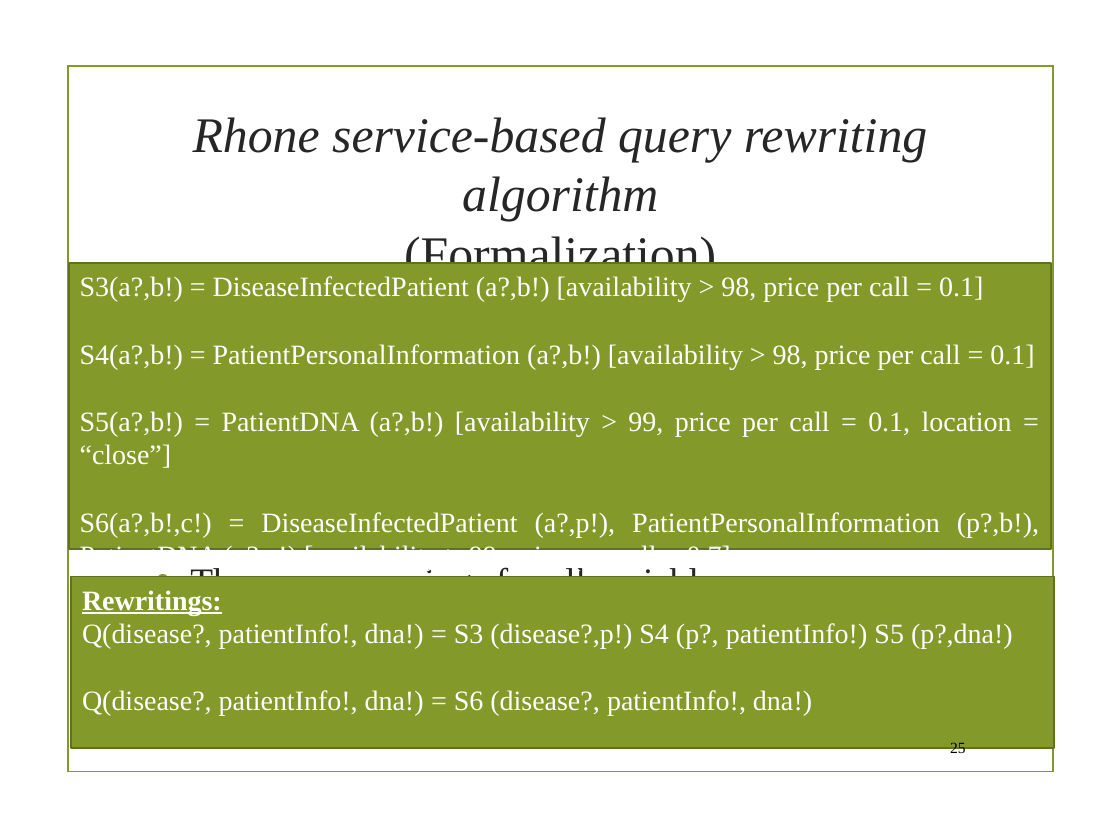
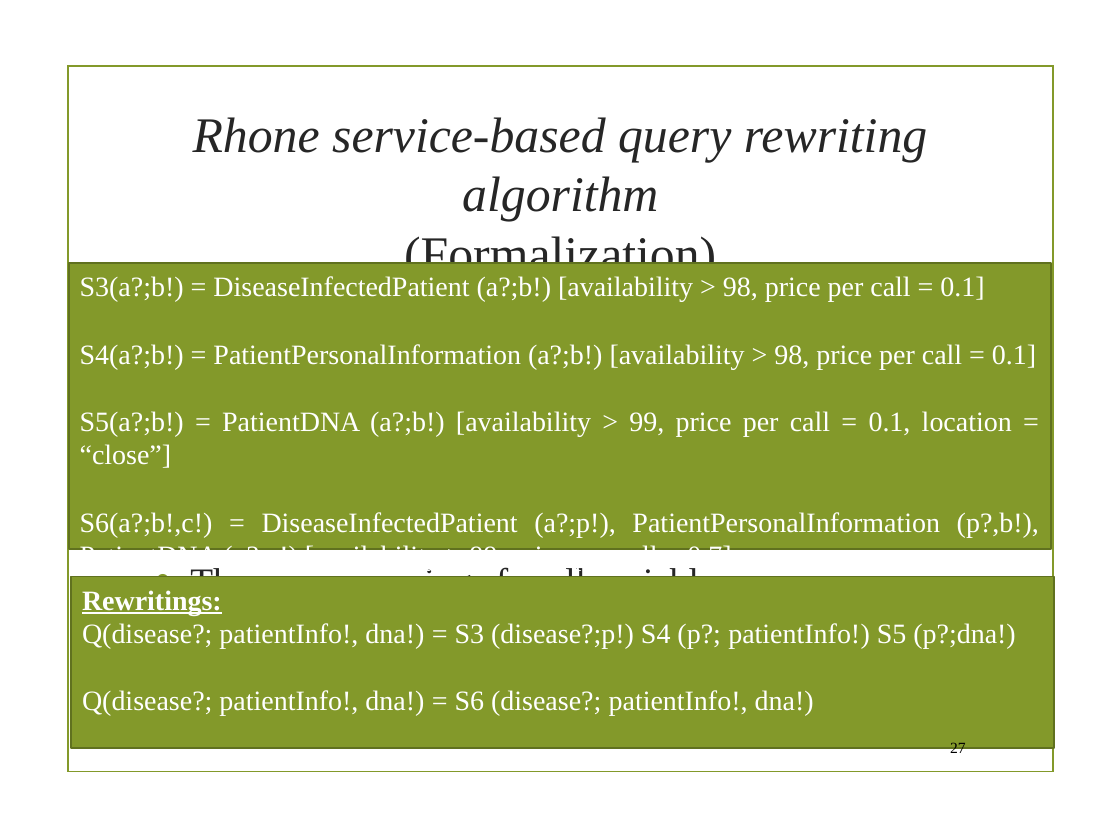
Before and after one commit to danielboni/DanielCarvalho-PhD, a slide deck: slide 27 of Presentations/Magellan/SI presentation 040216.pptx (slide 25 before the commit). Drawn at 1120x840 pixels with LibreOffice and Linux fonts; fonts in the diff are those of the drawing; background and template pictures are left out. Boxes give left, top, right and bottom in pixels: in the first picture for what was removed or moved away, otherwise in the second. Text is boxed around its words. In the diff, an @@ line names an element or a change of style, - is before the commit and + after.

```diff
--- a/Presentations/Magellan/SI presentation 040216.pptx
+++ b/Presentations/Magellan/SI presentation 040216.pptx
@@ text in rectangle at [80, 276, 1039, 571]: text changed @@
-S3(a?,b!) = DiseaseInfectedPatient (a?,b!) [availability > 98, price per call = 0.1]
-S4(a?,b!) = PatientPersonalInformation (a?,b!) [availability > 98, price per call = 0.1]
-S5(a?,b!) = PatientDNA (a?,b!) [availability > 99, price per call = 0.1, location = “close”]
-S6(a?,b!,c!) = DiseaseInfectedPatient (a?,p!), PatientPersonalInformation (p?,b!), PatientDNA (p?,c!) [availability > 99, price per call = 0.7]
+S3(a?;b!) = DiseaseInfectedPatient (a?;b!) [availability > 98, price per call = 0.1]
+S4(a?;b!) = PatientPersonalInformation (a?;b!) [availability > 98, price per call = 0.1]
+S5(a?;b!) = PatientDNA (a?;b!) [availability > 99, price per call = 0.1, location = “close”]
+S6(a?;b!,c!) = DiseaseInfectedPatient (a?;p!), PatientPersonalInformation (p?,b!), PatientDNA (p?;c!) [availability > 99, price per call = 0.7]
@@ text in rectangle at [82, 623, 1015, 716]: text changed @@
-Q(disease?, patientInfo!, dna!) = S3 (disease?,p!) S4 (p?, patientInfo!) S5 (p?,dna!)
-Q(disease?, patientInfo!, dna!) = S6 (disease?, patientInfo!, dna!)
+Q(disease?; patientInfo!, dna!) = S3 (disease?;p!) S4 (p?; patientInfo!) S5 (p?;dna!)
+Q(disease?; patientInfo!, dna!) = S6 (disease?; patientInfo!, dna!)
@@ page number at [950, 742, 966, 756]: text changed @@
-25
+27
```
Also in this commit, not shown: 15 other slides changed, 4 slides added, 2 slides removed, 4 other files.
